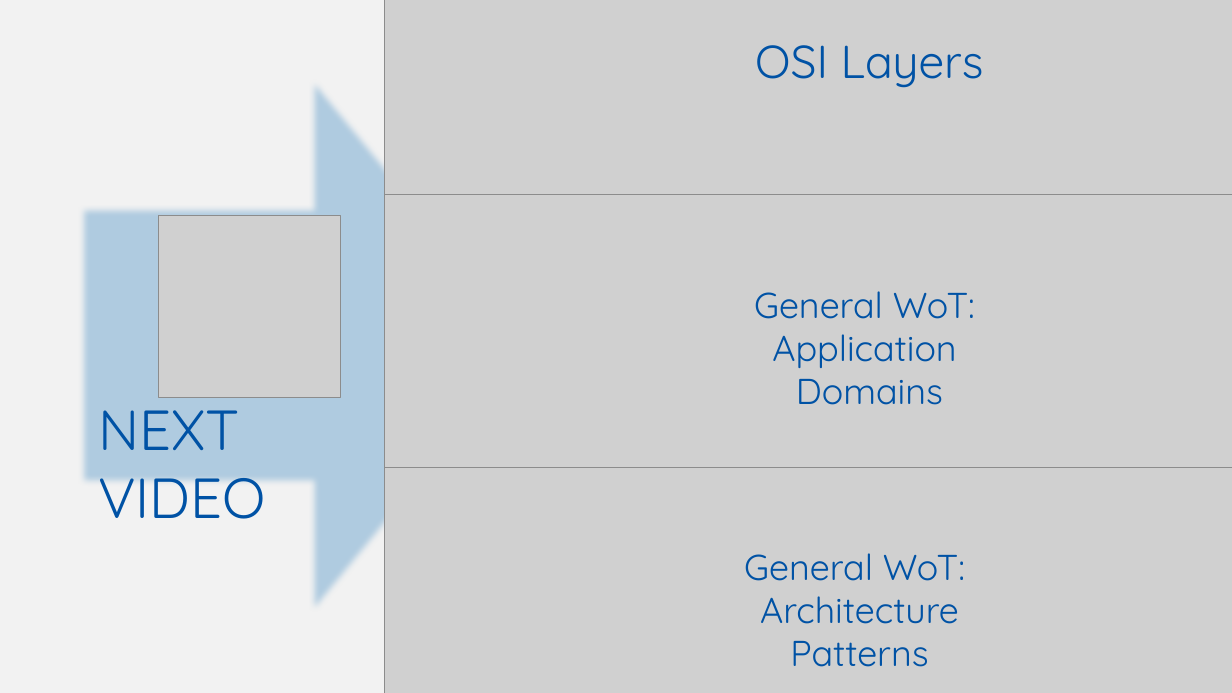
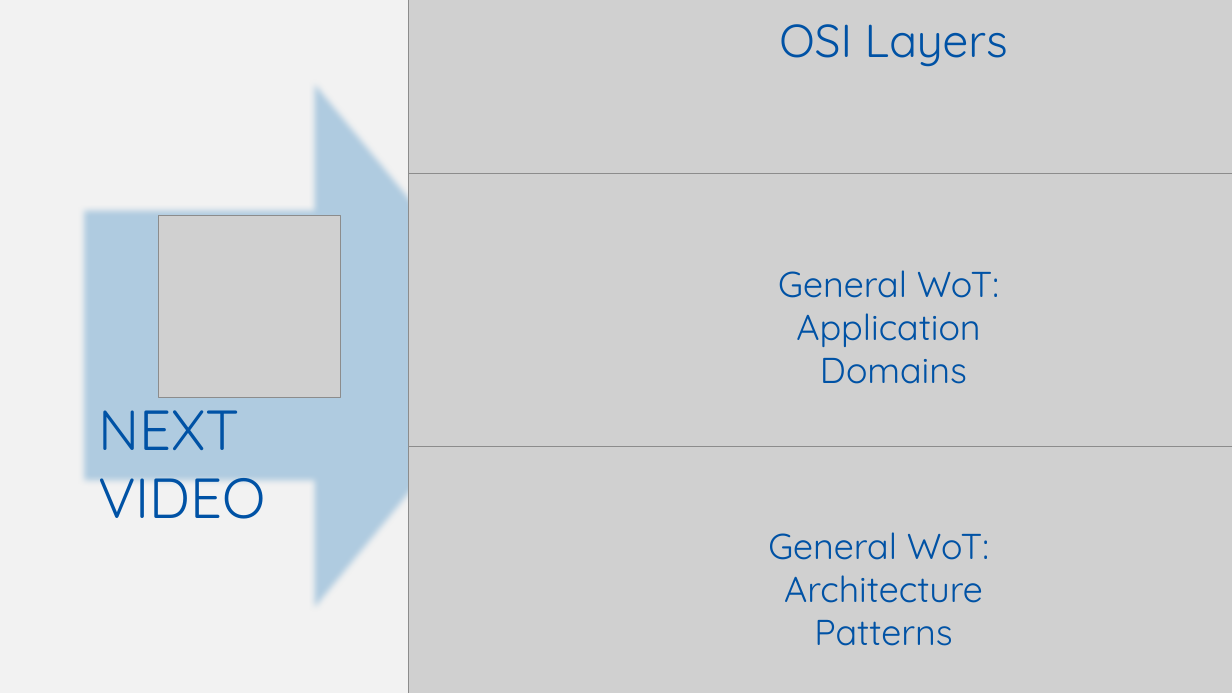
Before and after one commit to w3c/wot-cg, a slide deck: slide 39 of Tutorials/whatiswot/1.WoT/1.WOT.pptx (slide 40 before the commit). Drawn at 1232x693 pixels with LibreOffice and Linux fonts; fonts in the diff are those of the drawing; grey boxes stand for pictures; background and template pictures are left out. Boxes give left, top, right and bottom in pixels: in the first picture for what was removed or moved away, otherwise in the second. Text is boxed around its words. In the diff, an @@ line names an element or a change of style, - is before the commit and + after.

```diff
--- a/Tutorials/whatiswot/1.WoT/1.WOT.pptx
+++ b/Tutorials/whatiswot/1.WoT/1.WOT.pptx
@@ 3 texts, 3 pictures moved together from (x1=384, y1=0, x2=1232, y2=693) to (x1=409, y1=0, x2=1232, y2=693) @@
```
Also in this commit, not shown: 9 other slides changed, 2 slides added, 3 slides removed, 8 other files.
